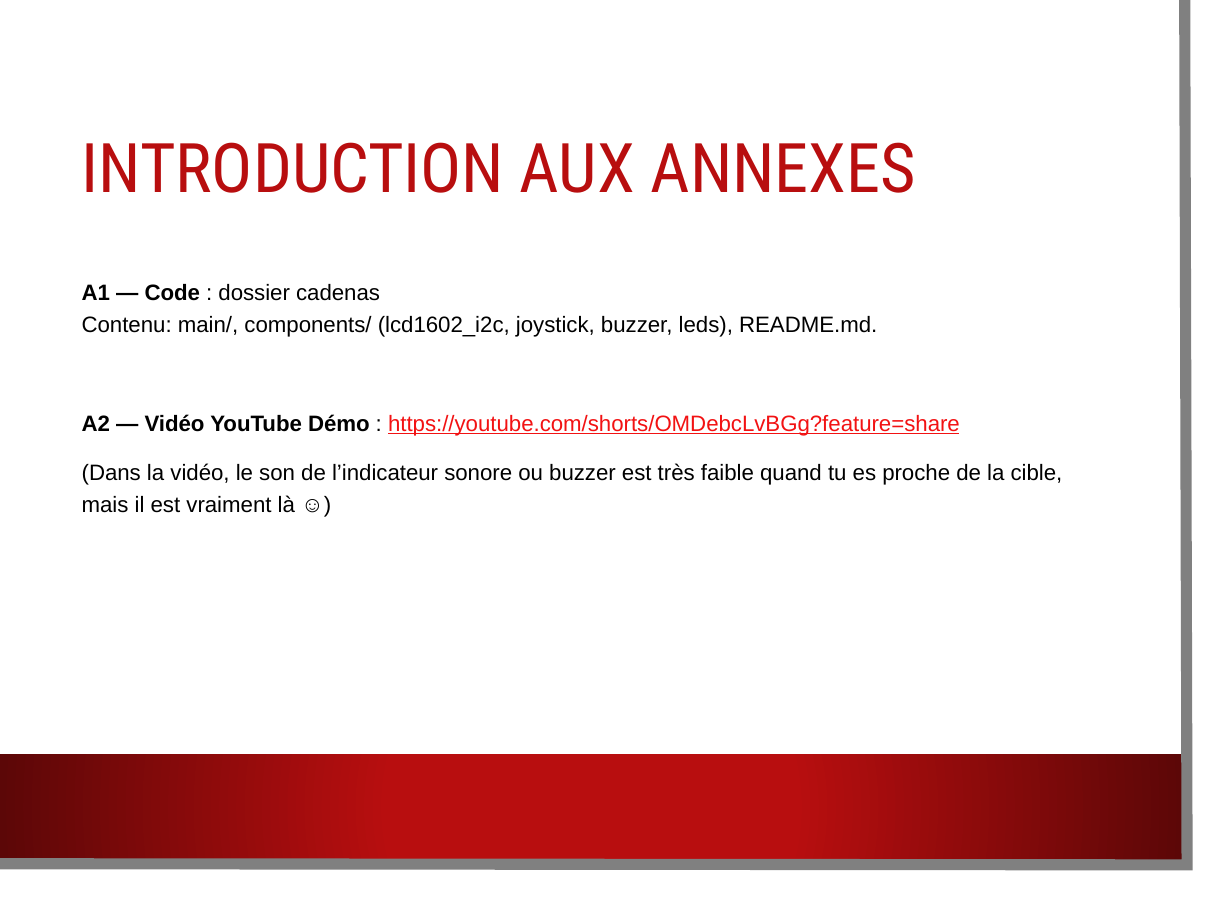
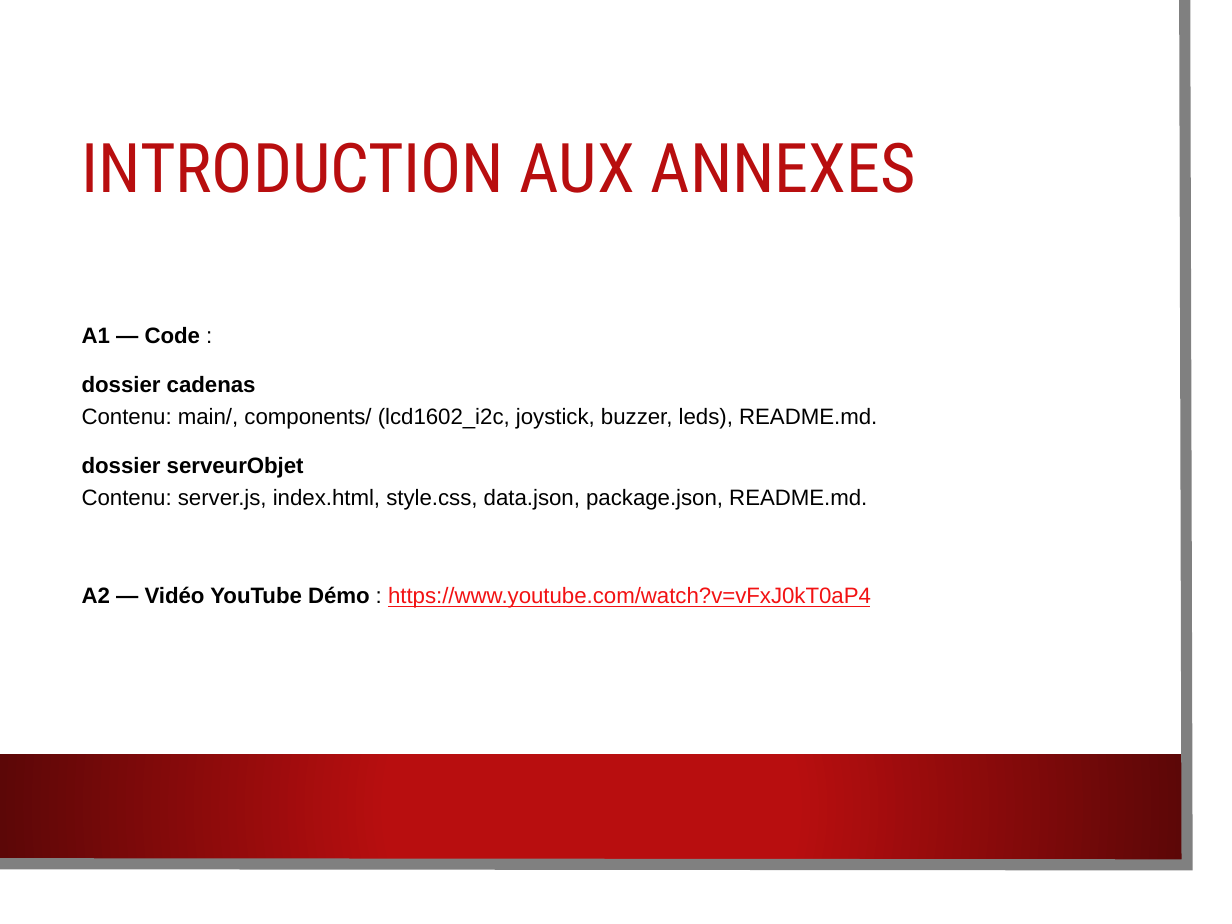
Before and after one commit to XDesroches/ESC_Objet, a slide deck: slide 13 of projet.pptx (slide 12 before the commit). Drawn at 1232x924 pixels with LibreOffice and Linux fonts; fonts in the diff are those of the drawing; background and template pictures are left out. Boxes give left, top, right and bottom in pixels: in the first picture for what was removed or moved away, otherwise in the second. Text is boxed around its words. In the diff, an @@ line names an element or a change of style, - is before the commit and + after.

Commit message:
Remise final objet

```diff
--- a/projet.pptx
+++ b/projet.pptx
@@ text at bbox=[82, 327, 877, 608]: text changed @@
-A1 — Code : dossier cadenas
-Contenu: main/, components/ (lcd1602_i2c, joystick, buzzer, leds), README.md.
-A2 — Vidéo YouTube Démo : https://youtube.com/shorts/OMDebcLvBGg?feature=share
-(Dans la vidéo, le son de l’indicateur sonore ou buzzer est très faible quand tu es proche de la cible, mais il est vraiment là ☺)
+A1 — Code :
+dossier cadenas
+Contenu: main/, components/ (lcd1602_i2c, joystick, buzzer, leds), README.md.
+dossier serveurObjet
+Contenu: server.js, index.html, style.css, data.json, package.json, README.md.
+A2 — Vidéo YouTube Démo : https://www.youtube.com/watch?v=vFxJ0kT0aP4
```
Also in this commit, not shown: 2 other slides changed, 1 slide added, 34 other files.
